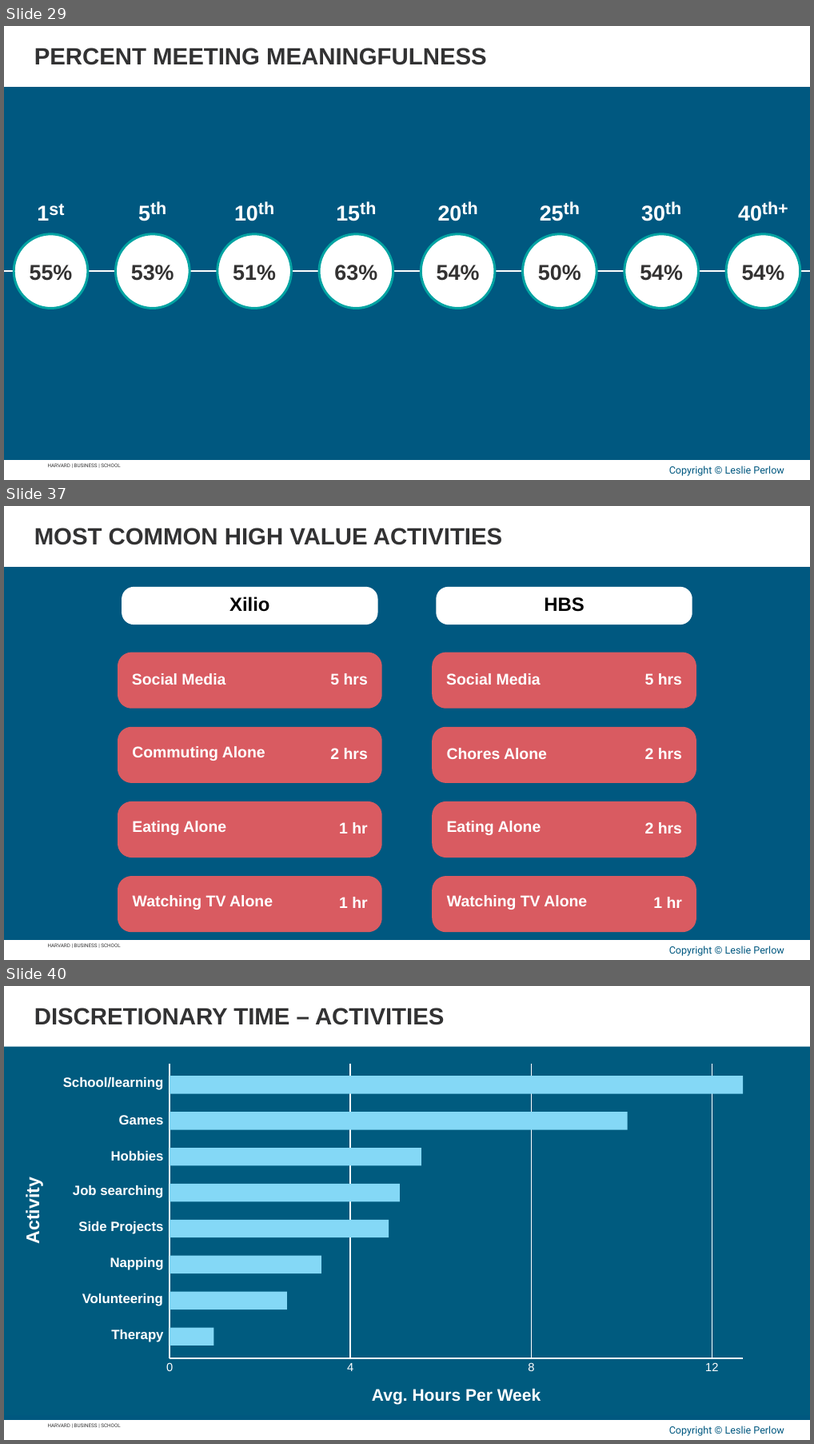
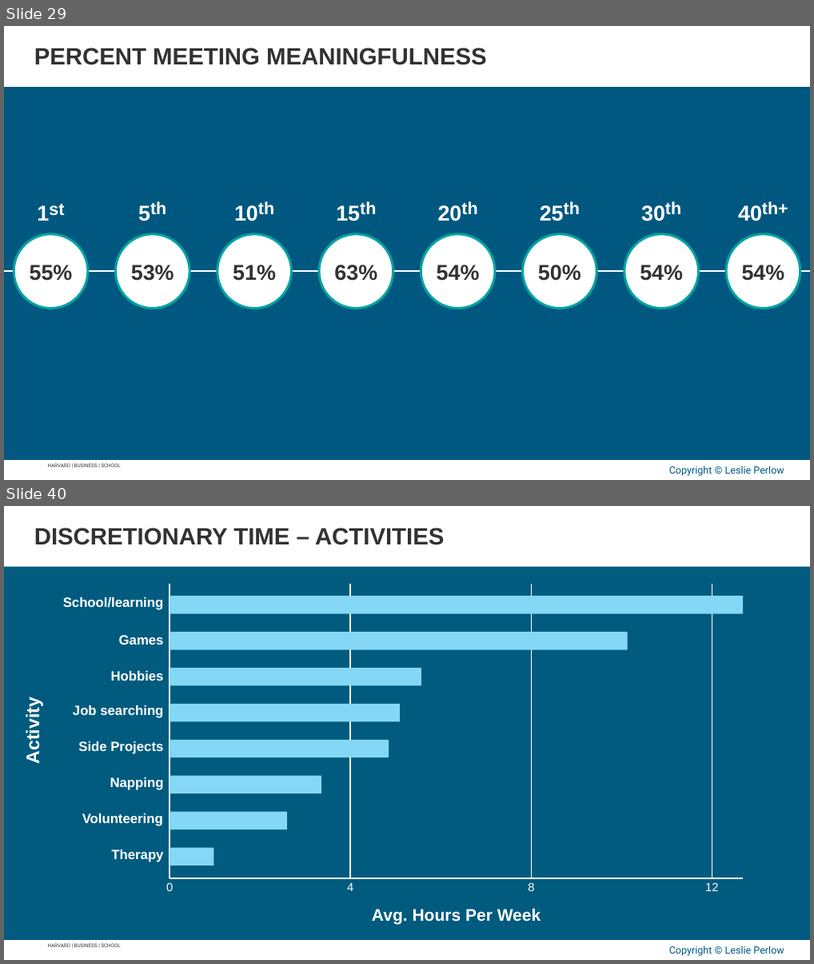
Before and after one commit to APPLITICS/lifematrix-deck-automation, a slide deck: outputs/generated_slides.pptx. Shown one above the other, each under a label of ours: slides 29, 37 and 40 before the commit, slides 29 and 40 after it; the slides between them are not shown. The pictures are 814x1444 and 814x964 pixels, drawn with LibreOffice and Linux fonts; fonts in the diff are those of the drawing; background and template pictures are left out. Boxes give left, top, right and bottom in pixels: in the first picture for what was removed or moved away, otherwise in the second. Text is boxed around its words. In the diff, an @@ line names an element or a change of style, - is before the commit and + after.

```diff
--- a/outputs/generated_slides.pptx
+++ b/outputs/generated_slides.pptx
@@ slide 37 removed at [4, 506, 810, 960], background #005880; not listed: 4 template elements that a slide beside it also shows @@
@@ text removed at [34, 528, 502, 545] @@
-MOST COMMON HIGH VALUE ACTIVITIES
@@ group removed at [118, 587, 697, 932]: 18 texts, 10 freeform shapes @@
-Social Media
-Commuting Alone
-Eating Alone
-Watching TV Alone
-Social Media
-Chores Alone
-Eating Alone
-Watching TV Alone
-5 hrs
-2 hrs
-1 hr
-1 hr
-5 hrs
-2 hrs
-2 hrs
-1 hr
-Xilio
-HBS
```
Also in this commit, not shown: 10 slides changed, 1 slide added.
